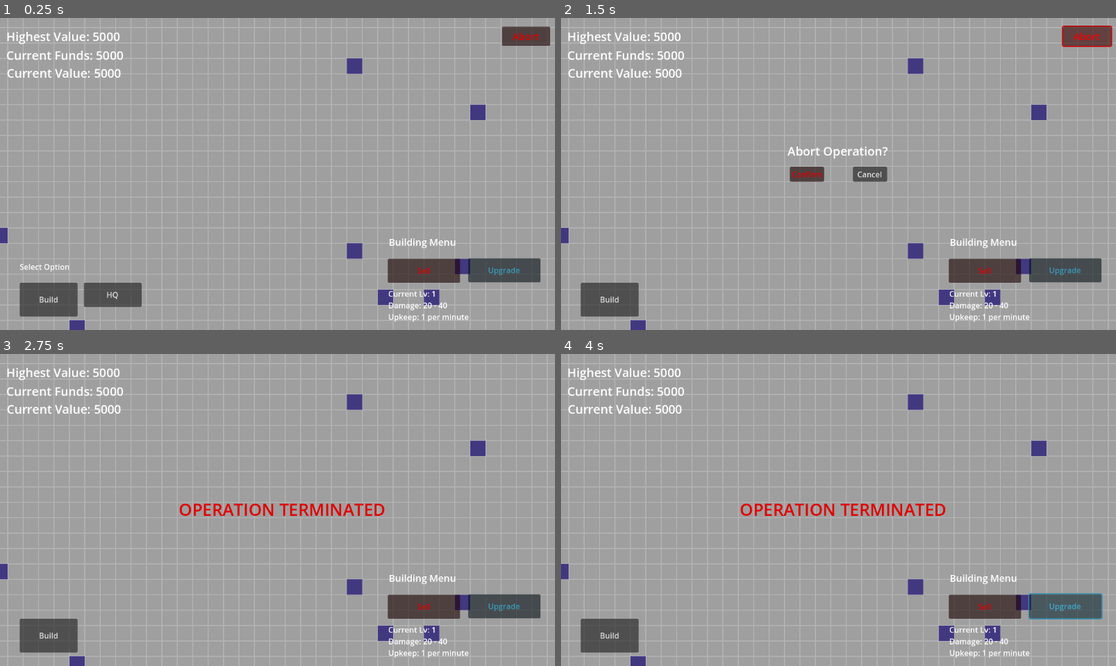
Above: before the commit, frames 1-4 (two rows, left to right).
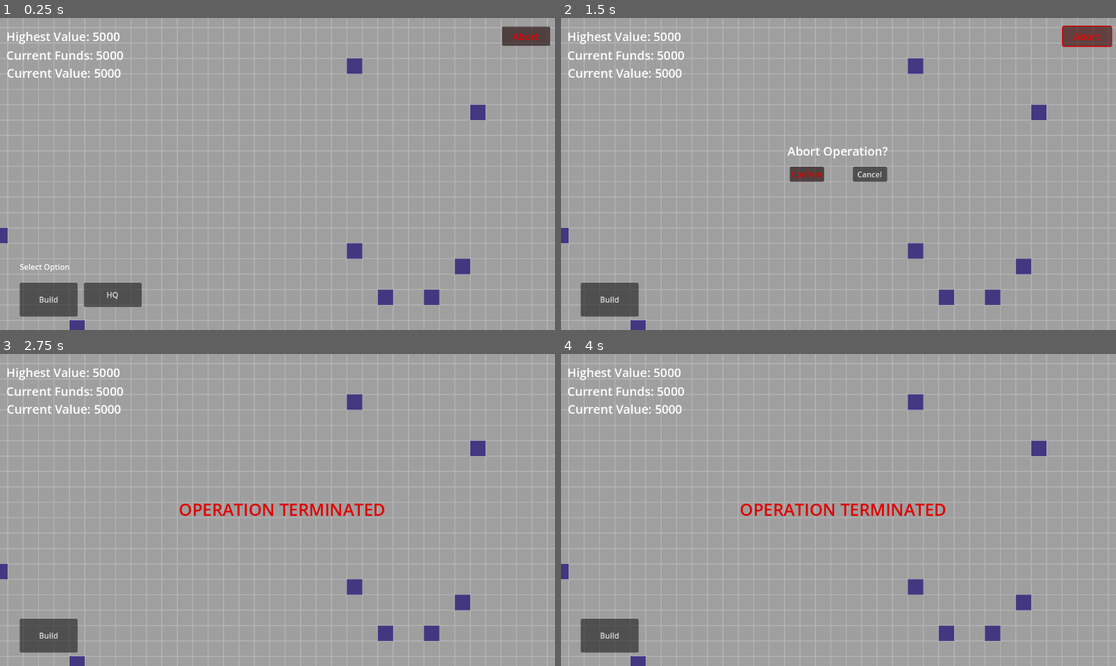
Above: after the commit, the same moments.

Repository: dwlee0802/BusinessTD
Game: Godot game, scene res://Scenes/game.tscn
Same seed, same stepped clock (60 frames per second), same inputs: the game is played once before the commit and once after it.
Inputs (mouse positions are in pixels of both pictures, inside the frame that each line leads up to):
- Up to frame 1 (0.25 s): no input
- Up to frame 2 (1.5 s): click "Build" at 0.5 s; click "Abort" at 1.25 s
- Up to frame 3 (2.75 s): click "Confirm" at 2 s
- Up to frame 4 (4 s): click (982, 606) at 2.75 s, where only the run before the commit has a clickable "Sell"; click (1066, 606) at 3.5 s, where only the run before the commit has a clickable "Upgrade"

The runs differ from the first frame. In frame 1, 2.4% of the frame differs, in the area x 69-98%, y 70-98%; in frame 2, 2.4%; in frame 3, 2.4%; in frame 4, 2.6%.

Commit message:
Added functionality to UnitMenu UI to show information about turrets and HQ when selected.

Diff:
--- a/Scenes/UnitMenu.gd
+++ b/Scenes/UnitMenu.gd
@@ -1,11 +1,27 @@
 extends Button
 
+var game
 
 # Called when the node enters the scene tree for the first time.
 func _ready():
-	pass # Replace with function body.
+	game = get_parent().get_parent().get_parent().get_parent()
 
 
 # Called every frame. 'delta' is the elapsed time since the previous frame.
 func _process(delta):
-	pass
+	if game.selectedUnit != null:
+		visible = true
+		var name
+		if game.selectedUnit.type == 2:
+			pass
+		else:
+			if game.selectedUnit.type == 0:
+				name = "Turret at "
+			elif game.selectedUnit.type == 1:
+				name = "HQ at "
+			get_node("Name").text = name + str(game.selectedUnit.placedTile.row) + ", " + str(game.selectedUnit.placedTile.col)
+			get_node("CurrentLevel").text = "Level: " + str(game.selectedUnit.level)
+			get_node("DamageRange").text = "Damage Range: " + str(20 + (game.selectedUnit.level-1) * 10) + " - " + str(40 + (game.selectedUnit.level-1) * 10)
+			get_node("Upkeep").text = "Upkeep: " + str(game.selectedUnit.upkeep[game.selectedUnit.type])
+	else:
+		visible = false
--- a/Scenes/game.gd
+++ b/Scenes/game.gd
@@ -133,6 +133,7 @@
 						add_child(newTurret)
 						newTurret.position = selectedTile.position
 						newTurret.placedTile = selectedTile
+						newTurret.type = 0
 
 						for row in tiles:
 							for tile in row:
@@ -149,6 +150,7 @@
 					elif buildType == 1:
 						var newHQ = hqScene.instantiate()
 						newHQ.isHQ = true
+						newHQ.type = 1
 						add_child(newHQ)
 						newHQ.position = selectedTile.position
 						newHQ.placedTile = selectedTile
@@ -178,6 +180,7 @@
 							add_child(newDrill)
 							newDrill.position = selectedTile.position
 							newDrill.placedTile = selectedTile
+							newDrill.type = 2
 
 							for row in tiles:
 								for tile in row:
--- a/Scenes/game.tscn
+++ b/Scenes/game.tscn
@@ -175,11 +175,19 @@
 [node name="Title" type="Label" parent="Camera/CanvasLayer/InGameUI/UnitMenu"]
 layout_mode = 0
 offset_left = 733.0
-offset_top = 513.0
+offset_top = 506.0
 offset_right = 873.0
-offset_bottom = 544.0
+offset_bottom = 537.0
 theme_override_font_sizes/font_size = 20
 text = "Building Menu"
+
+[node name="Name" type="Label" parent="Camera/CanvasLayer/InGameUI/UnitMenu"]
+offset_left = 733.0
+offset_top = 531.0
+offset_right = 873.0
+offset_bottom = 562.0
+theme_override_font_sizes/font_size = 20
+text = "Name here"
 
 [node name="SellButton" type="Button" parent="Camera/CanvasLayer/InGameUI/UnitMenu"]
 modulate = Color(1, 0, 0, 1)
--- a/Scenes/turret.gd
+++ b/Scenes/turret.gd
@@ -5,6 +5,8 @@
 
 # 0: turret, 1: HQ, 2: Drill
 var type: int = 0
+
+var level: int = 1
 
 var targets = []
 
@@ -19,6 +21,8 @@
 var isHQ: bool = false
 
 var placedTile
+
+var upkeep = [3, 5]
 
 # Called when the node enters the scene tree for the first time.
 func _ready():
@@ -95,7 +99,6 @@
 func hit(damage):
 	print("hit!")
 	hitPoints -= damage
-#	healthBar.scale.x = 75 * hitPoints / maxHitPoints
 	game.MakeDamagePopup(position, damage, Color.ORANGE)
 
 
